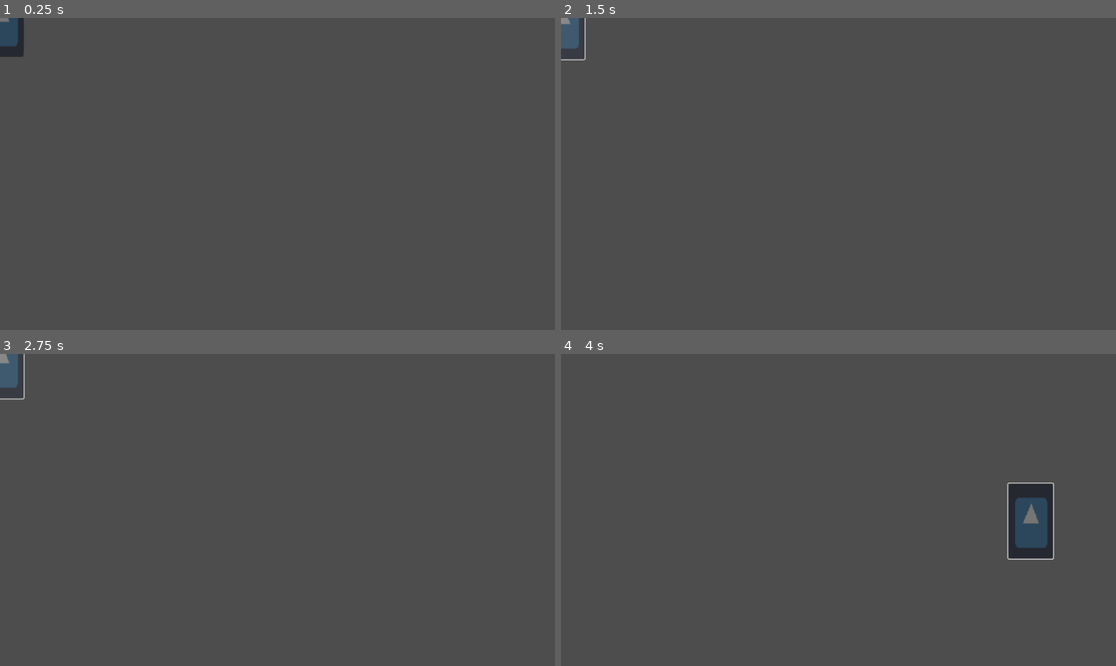
Above: before the commit, frames 1-4 (two rows, left to right).
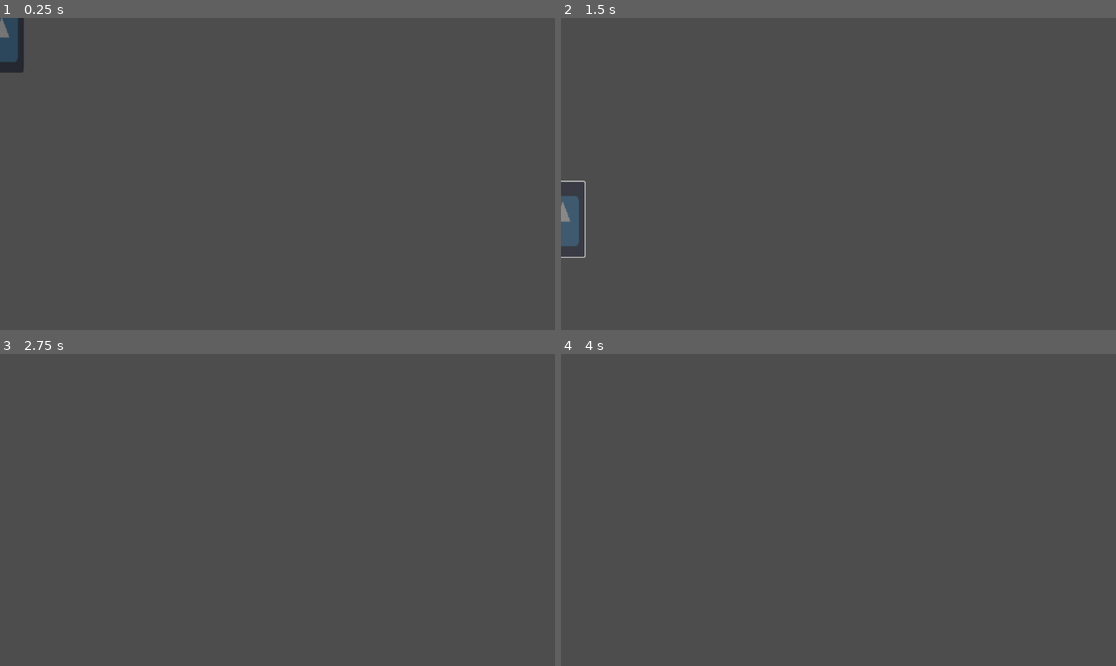
Above: after the commit, the same moments.

Repository: EGOPOS/Rule-Jam
Game: Godot game, scene res://game/items/barrel.tscn
Two runs of this game, one before a commit and one after it. Both use one fixed random seed, a clock stepped at 60 frames per second and the inputs below. This scene is started directly instead of the project's main scene. The engine's default icon, where the game draws it, is replaced by a stand-in: a white triangle on a blue panel in a dark square.
Inputs (mouse positions are in pixels of both pictures, inside the frame that each line leads up to; where the layout moved, square brackets give the same spot in the first picture):
- Up to frame 1 (0.25 s): no input
- Up to frame 2 (1.5 s): click (561, 83) [561, 18] at 0.5 s; click (561, 205) [561, 21] at 1.25 s
- Up to frame 3 (2.75 s): click (0, 662) [0, 360] at 2 s
- Up to frame 4 (4 s): tap Enter at 2.75 s; move the mouse to (960, 494) at 2.77 s; press the mouse at (960, 494) at 2.78 s; move the mouse to (727, 525) at 3.52 s; release the mouse at (727, 525) at 3.53 s; click (727, 525) at 3.6 s

The runs differ from the first frame. In frame 1, 0.4% of the frame differs, in the area x 0-5%, y 0-18%; in frame 2, 0.9%; in frame 3, 0.4%; in frame 4, 2.1%, in the area x 80-89%, y 41-66%.

Commit message:
Update barrel.gd

Diff:
--- a/game/items/barrel.gd
+++ b/game/items/barrel.gd
@@ -2,8 +2,11 @@
 
 var speed = 1
 var sl = false
+var gravity = ProjectSettings.get_setting("physics/2d/default_gravity")
 
 func _physics_process(delta):
+	if not is_on_floor():
+		velocity.y += gravity * delta
 	if sl == true:
 		#if Input.is_action_just_pressed("grab"):
 		var direction = get_global_mouse_position() - global_position
@@ -13,6 +16,9 @@
 			if sl == false:
 				velocity.x = move_toward(velocity.x, 0, speed)
 				velocity.y = move_toward(velocity.y, 0, speed)
+		else:
+			velocity.x = move_toward(velocity.x, 0, speed)
+			velocity.y = move_toward(velocity.y, 0, speed)
 	move_and_slide()
 
 #func _on_button_mouse_entered():
